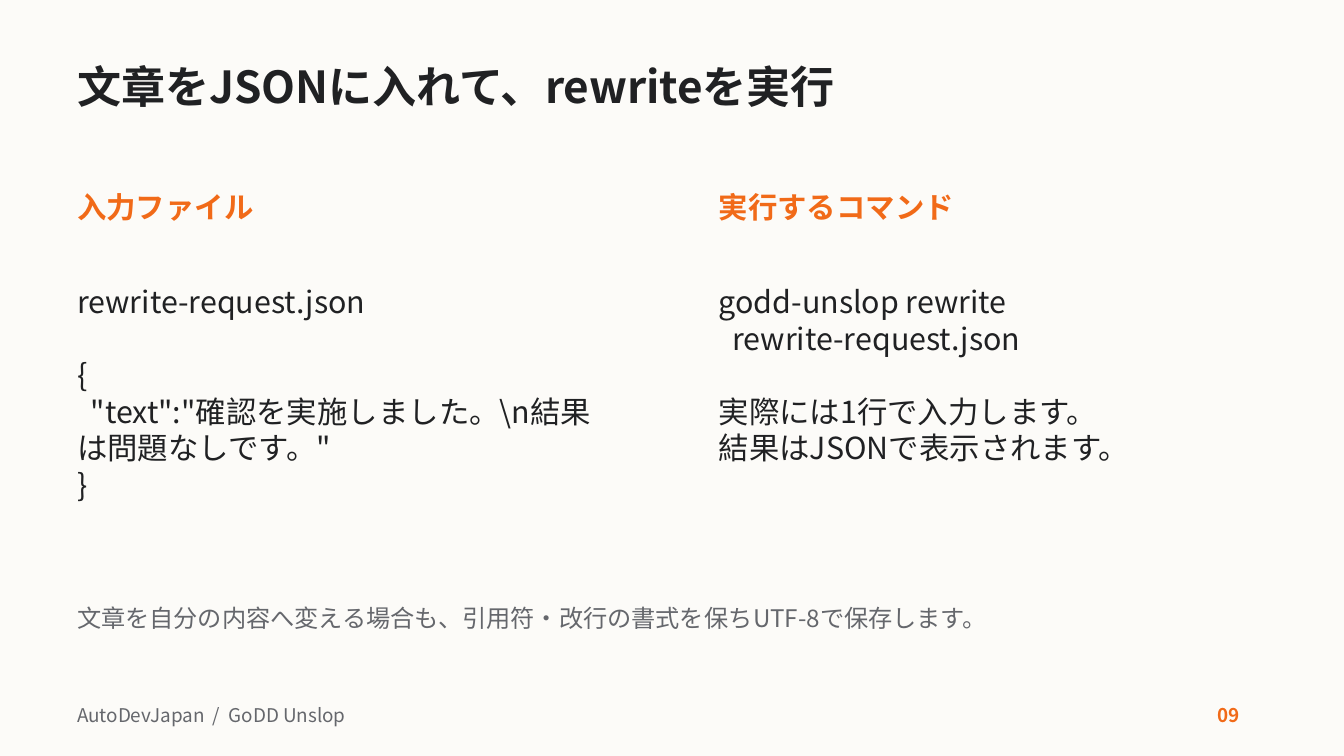
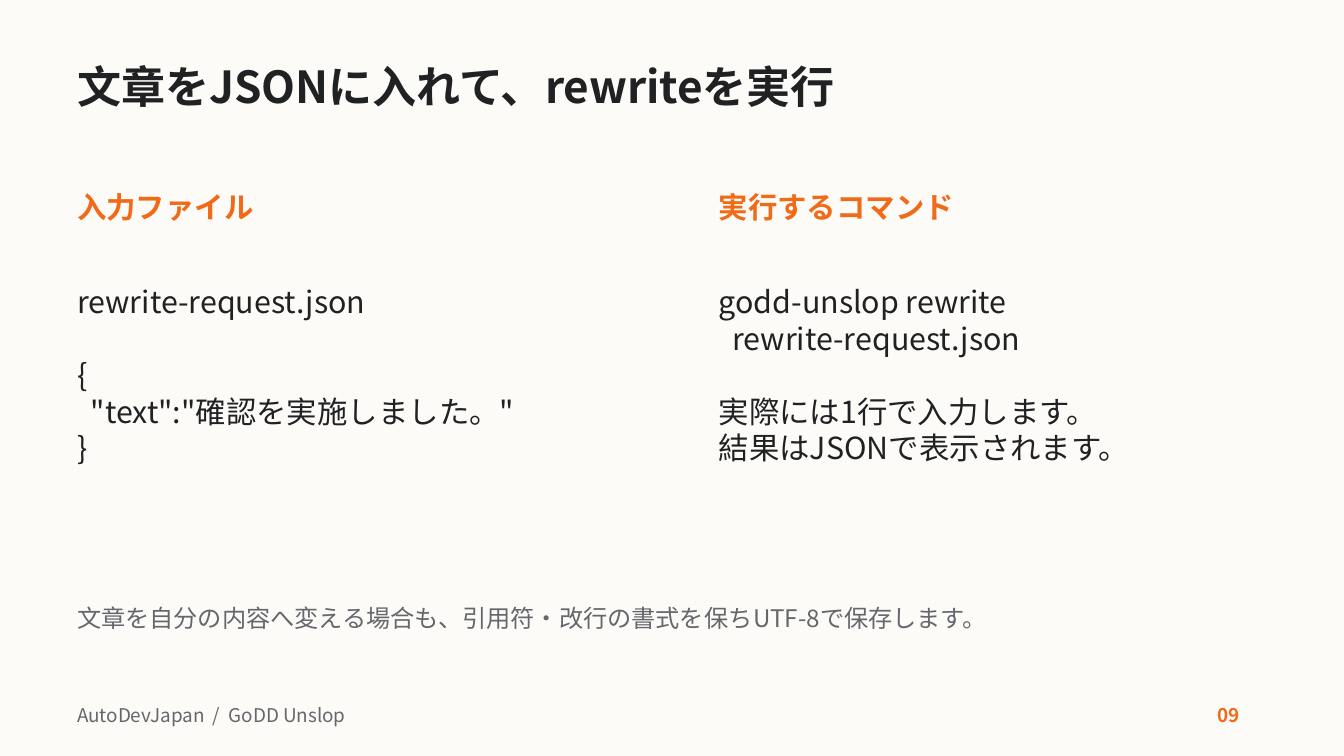
Before and after one commit to AutoDevJapan/GoDD-Unslop, a slide deck: slide 9 of docs/user-guide.pptx. Drawn at 1344x756 pixels with LibreOffice and Linux fonts; fonts in the diff are those of the drawing. Boxes give left, top, right and bottom in pixels: in the first picture for what was removed or moved away, otherwise in the second. Text is boxed around its words. In the diff, an @@ line names an element or a change of style, - is before the commit and + after.

```diff
--- a/docs/user-guide.pptx
+++ b/docs/user-guide.pptx
@@ text at bbox=[91, 397, 515, 426]: text changed @@
-"text":"確認を実施しました。\n結果は問題なしです。"
+"text":"確認を実施しました。"
```
Also in this commit, not shown: 1 other slide changed, 2 other files.
